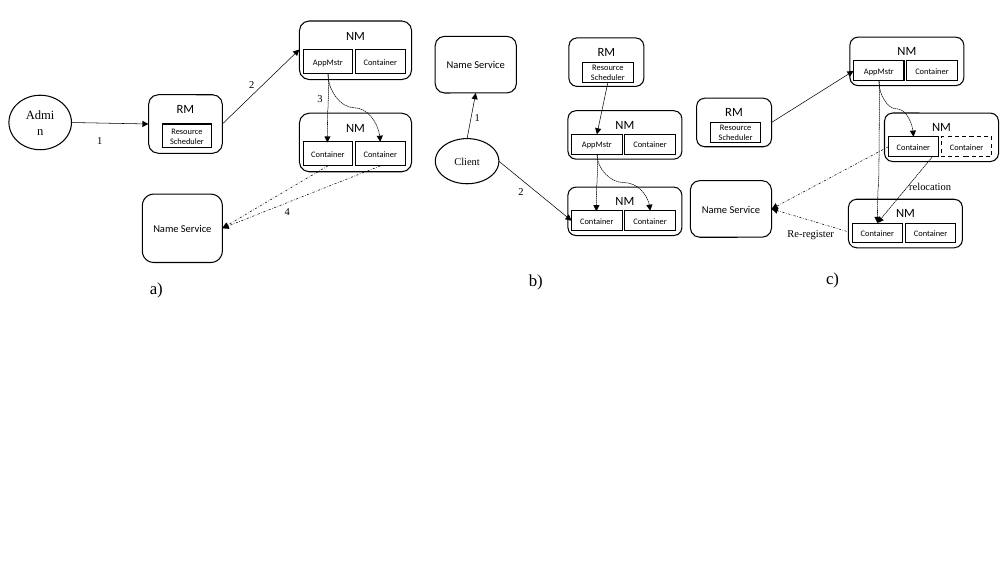
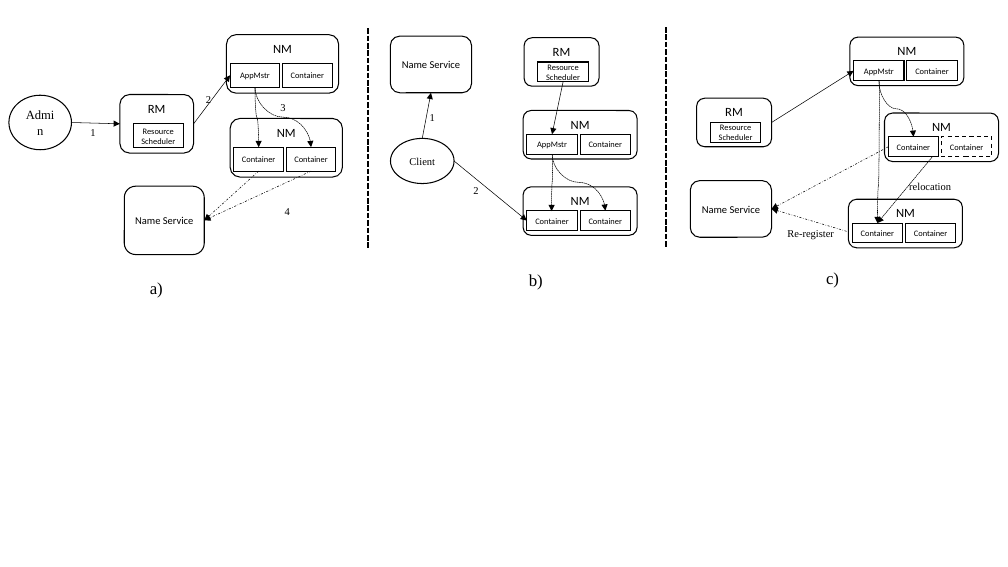
Before and after one commit to huiyi-learning/Dissertation, a slide deck: slide 1 of Essay/Figures.pptx. Drawn at 1008x567 pixels with LibreOffice and Linux fonts; fonts in the diff are those of the drawing. Boxes give left, top, right and bottom in pixels: in the first picture for what was removed or moved away, otherwise in the second. Text is boxed around its words. In the diff, an @@ line names an element or a change of style, - is before the commit and + after.

```diff
--- a/Essay/Figures.pptx
+++ b/Essay/Figures.pptx
@@ line added from (368, 29) to (368, 248), #000000 1.75 pt dashed @@
@@ line added from (667, 27) to (667, 247), #000000 1.75 pt dashed @@
@@ rounded rectangle "NM" moved from (x1=299, y1=21, x2=411, y2=79) to (x1=227, y1=35, x2=339, y2=93) @@
@@ arrow moved from (222, 124) - (299, 49) to (194, 124) - (230, 76) @@
@@ text "2" moved from (x1=249, y1=81, x2=254, y2=88) to (x1=206, y1=96, x2=211, y2=106) @@
@@ rectangle "AppMstr" moved from (x1=303, y1=50, x2=353, y2=74) to (x1=230, y1=64, x2=280, y2=88) @@
@@ curved arrow moved from (328, 73) - (380, 142) to (255, 87) - (311, 147) @@
@@ curved arrow moved from (328, 74) - (327, 143) to (255, 87) - (259, 147) @@
@@ rectangle "Container" moved from (x1=355, y1=50, x2=405, y2=74) to (x1=283, y1=64, x2=333, y2=88) @@
@@ 5 rectangles, 4 rounded rectangles, 3 arrows, 2 texts, 2 curved arrows, 1 ellipse moved together from (x1=436, y1=36, x2=682, y2=235) to (x1=390, y1=36, x2=637, y2=235) @@
@@ rounded rectangle "RM" moved from (x1=149, y1=95, x2=223, y2=153) to (x1=120, y1=95, x2=194, y2=153) @@
@@ text "3" moved from (x1=317, y1=95, x2=322, y2=102) to (x1=280, y1=104, x2=285, y2=111) @@
@@ arrow moved from (72, 123) - (149, 124) to (72, 123) - (120, 124) @@
@@ text "1" moved from (x1=97, y1=137, x2=102, y2=144) to (x1=90, y1=129, x2=95, y2=136) @@
@@ rectangle "Resource Scheduler" moved from (x1=163, y1=124, x2=212, y2=148) to (x1=134, y1=124, x2=184, y2=148) @@
@@ 2 rectangles, 1 rounded rectangle moved together from (x1=299, y1=113, x2=411, y2=172) to (x1=230, y1=119, x2=342, y2=177) @@
@@ arrow moved from (328, 166) - (222, 228) to (311, 171) - (204, 221) @@
@@ arrow moved from (380, 166) - (222, 228) to (259, 171) - (204, 221) @@
@@ rounded rectangle "Name Service" moved from (x1=142, y1=194, x2=222, y2=262) to (x1=124, y1=186, x2=204, y2=254) @@
```
Also in this commit, not shown: 6 slides added, 9 other files.
